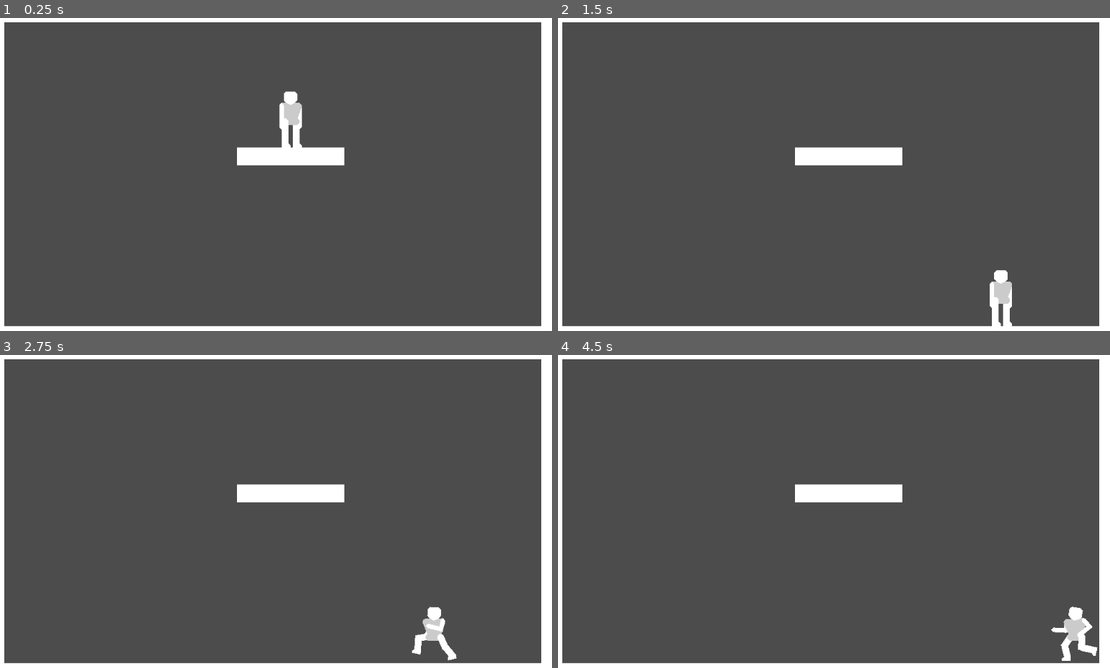
Above: before the commit, frames 1-4 (two rows, left to right).
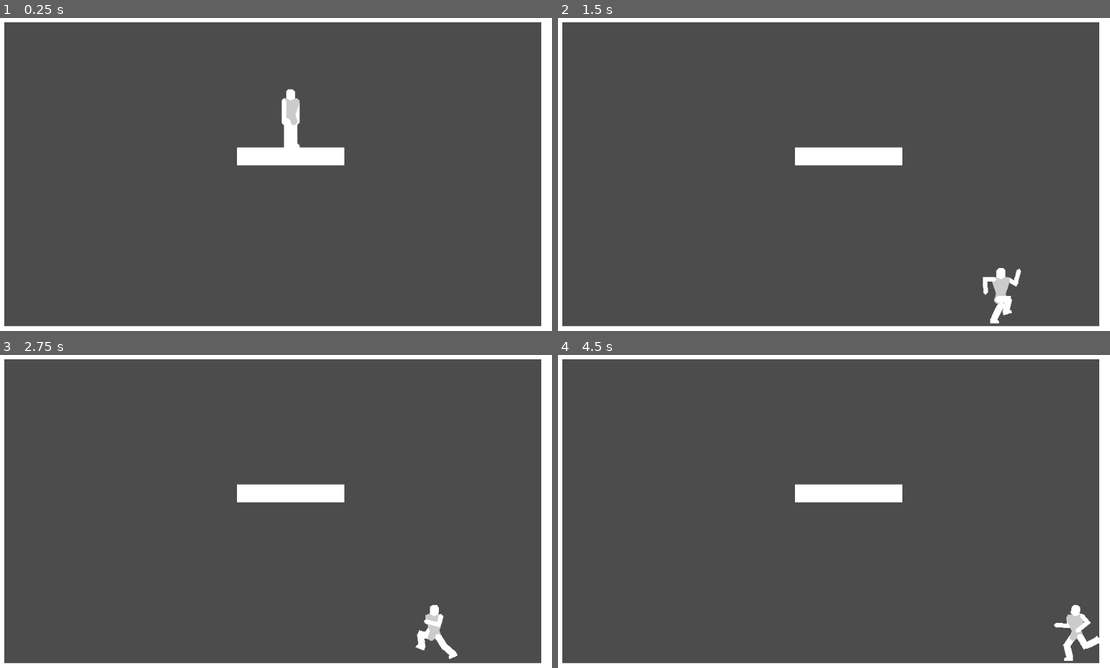
Above: after the commit, the same moments.

Repository: DarknessCatt/Lost-Soul
Game: Godot game, scene res://Maps/Debug_Map/Debug_Map.tscn
Two runs of this game, one before a commit and one after it. Both use one fixed random seed, a clock stepped at 60 frames per second and the inputs below. The project has no main scene, so this scene is started directly.
Inputs:
- Up to frame 1 (0.25 s): no input
- Up to frame 2 (1.5 s): tap Enter at 0.5 s; hold Right (hero_right) from 0.53 s (still down)
- Up to frame 3 (2.75 s): release Right (hero_right) at 2.03 s; hold Left (hero_left) from 2.03 s (still down)
- Up to frame 4 (4.5 s): release Left (hero_left) at 2.78 s; hold Right (hero_right) 2.78-4.28 s; hold Left (hero_left) from 4.28 s (still down)

The runs differ from the first frame. In frame 1, 0.3% of the frame differs, in the area x 50-55%, y 22-42%; in frame 2, 0.5%, in the area x 76-84%, y 79-99%; in frame 3, 0.4%; in frame 4, 0.5%.

Commit message:
Reduce Heros Body and Improve Walking Anim

Diff:
--- a/Lost_Soul/Entities/Hero/FSM/OnGround.gd
+++ b/Lost_Soul/Entities/Hero/FSM/OnGround.gd
@@ -12,12 +12,17 @@
 func enter(_Player : KinematicBody2D) -> void:
 	if Input.is_action_pressed("hero_left"):
 		direction = LEFT
+		_Player.body.scale.x = -1
+		_Player._change_anim("Walking")
 
 	elif Input.is_action_pressed("hero_right"):
 		direction = RIGHT
+		_Player.body.scale.x = 1
+		_Player._change_anim("Walking")
 
 	else:
 		direction = NONE
+		_Player._change_anim("Rest")
 
 func exit(_Player : KinematicBody2D) -> void:
 	_Player._change_anim("Rest")
--- a/Lost_Soul/Entities/Hero/Hero.tscn
+++ b/Lost_Soul/Entities/Hero/Hero.tscn
@@ -7,7 +7,6 @@
 [sub_resource type="Animation" id=1]
 resource_name = "Rest"
 length = 0.01
-loop = true
 tracks/0/type = "value"
 tracks/0/path = NodePath("Body/Hip/Torso/Right_Arm:position")
 tracks/0/interp = 1
@@ -18,7 +17,7 @@
 "times": PoolRealArray( 0 ),
 "transitions": PoolRealArray( 1 ),
 "update": 0,
-"values": [ Vector2( 16, -36 ) ]
+"values": [ Vector2( 12, -28 ) ]
 }
 tracks/1/type = "value"
 tracks/1/path = NodePath("Body/Hip/Torso/Right_Arm:rotation_degrees")
@@ -42,7 +41,7 @@
 "times": PoolRealArray( 0 ),
 "transitions": PoolRealArray( 1 ),
 "update": 0,
-"values": [ Vector2( 0, 16 ) ]
+"values": [ Vector2( 0, 0 ) ]
 }
 tracks/3/type = "value"
 tracks/3/path = NodePath("Body/Hip/Torso:rotation_degrees")
@@ -114,7 +113,7 @@
 "times": PoolRealArray( 0 ),
 "transitions": PoolRealArray( 1 ),
 "update": 0,
-"values": [ Vector2( -16, -36 ) ]
+"values": [ Vector2( -12, -28 ) ]
 }
 tracks/9/type = "value"
 tracks/9/path = NodePath("Body/Hip/Torso/Left_Arm:rotation_degrees")
@@ -162,7 +161,7 @@
 "times": PoolRealArray( 0 ),
 "transitions": PoolRealArray( 1 ),
 "update": 0,
-"values": [ Vector2( 10, 8 ) ]
+"values": [ Vector2( 6, 8 ) ]
 }
 tracks/13/type = "value"
 tracks/13/path = NodePath("Body/Hip/Right_Leg:rotation_degrees")
@@ -186,7 +185,7 @@
 "times": PoolRealArray( 0 ),
 "transitions": PoolRealArray( 1 ),
 "update": 0,
-"values": [ Vector2( 0, -40 ) ]
+"values": [ Vector2( 0, -32 ) ]
 }
 tracks/15/type = "value"
 tracks/15/path = NodePath("Body/Hip/Torso/Head:rotation_degrees")
@@ -234,7 +233,7 @@
 "times": PoolRealArray( 0 ),
 "transitions": PoolRealArray( 1 ),
 "update": 0,
-"values": [ Vector2( -10, 8 ) ]
+"values": [ Vector2( -6, 8 ) ]
 }
 tracks/19/type = "value"
 tracks/19/path = NodePath("Body/Hip/Left_Leg:rotation_degrees")
@@ -623,7 +622,7 @@
 "times": PoolRealArray( 0, 0.2, 0.4, 0.6 ),
 "transitions": PoolRealArray( 1, 1, 1, 1 ),
 "update": 0,
-"values": [ -3.87282, -80.4036, -21.4229, 24.7522 ]
+"values": [ 30.0, -89.9999, -21.4229, 24.7522 ]
 }
 tracks/5/type = "value"
 tracks/5/path = NodePath("Body/Hip/Right_Leg/Right_Shin/Right_Foot:rotation_degrees")
@@ -635,7 +634,7 @@
 "times": PoolRealArray( 0, 0.2, 0.4, 0.6 ),
 "transitions": PoolRealArray( 1, 1, 1, 1 ),
 "update": 0,
-"values": [ -15.0, -26.5721, -5.6408, -9.20031 ]
+"values": [ -15.0, -26.5721, 15.0, -30.0 ]
 }
 tracks/6/type = "value"
 tracks/6/path = NodePath("Body/Hip/Right_Leg/Right_Shin:rotation_degrees")
@@ -647,7 +646,7 @@
 "times": PoolRealArray( 0, 0.2, 0.4, 0.6 ),
 "transitions": PoolRealArray( 1, 1, 1, 1 ),
 "update": 0,
-"values": [ 48.3608, -3.76391, 74.565, 83.8609 ]
+"values": [ 48.3608, -3.76391, 74.565, 120.0 ]
 }
 tracks/7/type = "value"
 tracks/7/path = NodePath("Body/Hip/Right_Leg:rotation_degrees")
@@ -659,7 +658,7 @@
 "times": PoolRealArray( 0, 0.2, 0.4, 0.6 ),
 "transitions": PoolRealArray( 1, 1, 1, 1 ),
 "update": 0,
-"values": [ -34.4126, 29.3305, 14.486, -80.7757 ]
+"values": [ -34.4126, 29.3305, 30.0, -105.0 ]
 }
 tracks/8/type = "value"
 tracks/8/path = NodePath("Body/Hip/Left_Leg/Left_Shin/Left_Foot:rotation_degrees")
@@ -671,7 +670,7 @@
 "times": PoolRealArray( 0, 0.2, 0.4, 0.6 ),
 "transitions": PoolRealArray( 1, 1, 1, 1 ),
 "update": 0,
-"values": [ 0.0, 0.0, 15.0, -30.0 ]
+"values": [ 15.0, -30.0, 15.0, -30.0 ]
 }
 tracks/9/type = "value"
 tracks/9/path = NodePath("Body/Hip/Left_Leg/Left_Shin:rotation_degrees")
@@ -683,7 +682,7 @@
 "times": PoolRealArray( 0, 0.2, 0.4, 0.6 ),
 "transitions": PoolRealArray( 1, 1, 1, 1 ),
 "update": 0,
-"values": [ 82.7031, 74.0695, 0.143295, 0.0730795 ]
+"values": [ 87.1618, 105.0, 0.143295, 0.0730795 ]
 }
 tracks/10/type = "value"
 tracks/10/path = NodePath("Body/Hip/Torso/Head:rotation_degrees")
@@ -732,7 +731,7 @@
 [node name="Body" type="Node2D" parent="."]
 
 [node name="Right_Arm" type="Polygon2D" parent="Body"]
-position = Vector2( 16, -20 )
+position = Vector2( 12, -28 )
 offset = Vector2( 30.2005, 27.966 )
 polygon = PoolVector2Array( -30.2005, -31.966, -26.2005, -27.966, -26.2005, -7.96604, -34.2005, -7.96604, -34.2005, -27.966 )
 __meta__ = {
@@ -740,7 +739,7 @@
 }
 
 [node name="Right_Hand" type="Polygon2D" parent="Body"]
-position = Vector2( 16, -4 )
+position = Vector2( 12, -12 )
 offset = Vector2( 31.8105, 42.7501 )
 polygon = PoolVector2Array( -31.8105, -46.7501, -27.8105, -42.7501, -27.8105, -18.7501, -31.8105, -14.7501, -35.8105, -18.7501, -35.8105, -42.7501 )
 __meta__ = {
@@ -748,7 +747,7 @@
 }
 
 [node name="Right_Leg" type="Polygon2D" parent="Body"]
-position = Vector2( 10, 8 )
+position = Vector2( 6, 8 )
 offset = Vector2( 28.2005, 31.966 )
 polygon = PoolVector2Array( -30.2005, -35.966, -26.2005, -35.966, -22.2005, -31.966, -22.2005, -7.96604, -34.2005, -7.96604, -34.2005, -31.966 )
 __meta__ = {
@@ -756,7 +755,7 @@
 }
 
 [node name="Right_Shin" type="Polygon2D" parent="Body"]
-position = Vector2( 10, 28 )
+position = Vector2( 6, 28 )
 offset = Vector2( 29.8696, 42.7614 )
 polygon = PoolVector2Array( -31.8696, -46.7614, -27.8696, -46.7614, -23.8696, -42.7614, -23.8696, -22.7614, -27.8696, -18.7614, -31.8696, -18.7614, -35.8696, -22.7614, -35.8696, -42.7614 )
 __meta__ = {
@@ -764,7 +763,7 @@
 }
 
 [node name="Right_Foot" type="Polygon2D" parent="Body"]
-position = Vector2( 10, 50 )
+position = Vector2( 6, 50 )
 offset = Vector2( 29.9114, 20.7618 )
 polygon = PoolVector2Array( -23.9114, -22.7618, -19.9114, -18.7618, -19.9114, -14.7618, -35.9114, -14.7618, -35.9114, -22.7618, -31.9114, -26.7618, -27.9114, -26.7618 )
 __meta__ = {
@@ -774,21 +773,20 @@
 [node name="Hip" type="Polygon2D" parent="Body"]
 color = Color( 0.8, 0.8, 0.8, 1 )
 offset = Vector2( 0, -12 )
-polygon = PoolVector2Array( -12, 28, -8, 28, 0, 24, 8, 28, 12, 28, 16, 24, 16, 20, 10.7522, 12.1283, 8, 8, -8, 8, -16, 20, -16, 24 )
+polygon = PoolVector2Array( -8, 28, -4, 28, 0, 24, 4, 28, 8, 28, 12, 24, 12, 20, 8, 8, -8, 8, -12, 20, -12, 24 )
 __meta__ = {
 "_edit_ik_": true
 }
 
 [node name="Torso" type="Polygon2D" parent="Body/Hip"]
-position = Vector2( 0, 16 )
 color = Color( 0.8, 0.8, 0.8, 1 )
 offset = Vector2( 0, -16 )
-polygon = PoolVector2Array( -7.99883, 16.1367, 7.99883, 15.8633, 20, -16, 20, -20, 16, -24, -16, -24, -20, -20, -20, -16 )
+polygon = PoolVector2Array( -7.99883, 16.1367, 7.99883, 15.8633, 16, -8, 16, -12, 12, -16, -12, -16, -16, -12, -16, -8 )
 
 [node name="Head" type="Polygon2D" parent="Body/Hip/Torso"]
-position = Vector2( 0, -40 )
+position = Vector2( 0, -32 )
 offset = Vector2( 0, -16 )
-polygon = PoolVector2Array( -8, 16, 0, 20, 8, 16, 12, 12, 12, 0, 8, -4, -8, -4, -12, 0, -12, 12 )
+polygon = PoolVector2Array( -8, 16, 0, 20, 8, 16, 8, 4, 4, 0, -4, 0, -8, 4 )
 __meta__ = {
 "_edit_ik_": true
 }
@@ -800,7 +798,7 @@
 }
 
 [node name="Left_Arm" type="Polygon2D" parent="Body/Hip/Torso"]
-position = Vector2( -16, -36 )
+position = Vector2( -12, -28 )
 offset = Vector2( 30.2005, 27.966 )
 polygon = PoolVector2Array( -30.2005, -31.966, -26.2005, -27.966, -26.2005, -7.96604, -34.2005, -7.96604, -34.193, -27.5603 )
 __meta__ = {
@@ -823,7 +821,7 @@
 }
 
 [node name="Right_Arm" type="RemoteTransform2D" parent="Body/Hip/Torso"]
-position = Vector2( 16, -36 )
+position = Vector2( 12, -28 )
 remote_path = NodePath("../../../Right_Arm")
 __meta__ = {
 "_edit_ik_": true
@@ -843,9 +841,9 @@
 }
 
 [node name="Left_Leg" type="Polygon2D" parent="Body/Hip"]
-position = Vector2( -10, 8 )
+position = Vector2( -6, 8 )
 offset = Vector2( 28.2005, 31.966 )
-polygon = PoolVector2Array( -30.2005, -35.966, -26.2005, -35.966, -22.2005, -31.966, -22.2005, -7.96604, -34.2005, -7.96604, -34.2005, -31.966 )
+polygon = PoolVector2Array( -30.2005, -35.966, -26.2005, -35.966, -22.2005, -31.966, -22.2005, -20.4164, -22.2005, -7.96604, -34.2005, -7.96604, -34.2005, -31.966 )
 __meta__ = {
 "_edit_ik_": true
 }
@@ -874,7 +872,7 @@
 }
 
 [node name="Right_Leg" type="RemoteTransform2D" parent="Body/Hip"]
-position = Vector2( 10, 8 )
+position = Vector2( 6, 8 )
 remote_path = NodePath("../../Right_Leg")
 __meta__ = {
 "_edit_ik_": true
